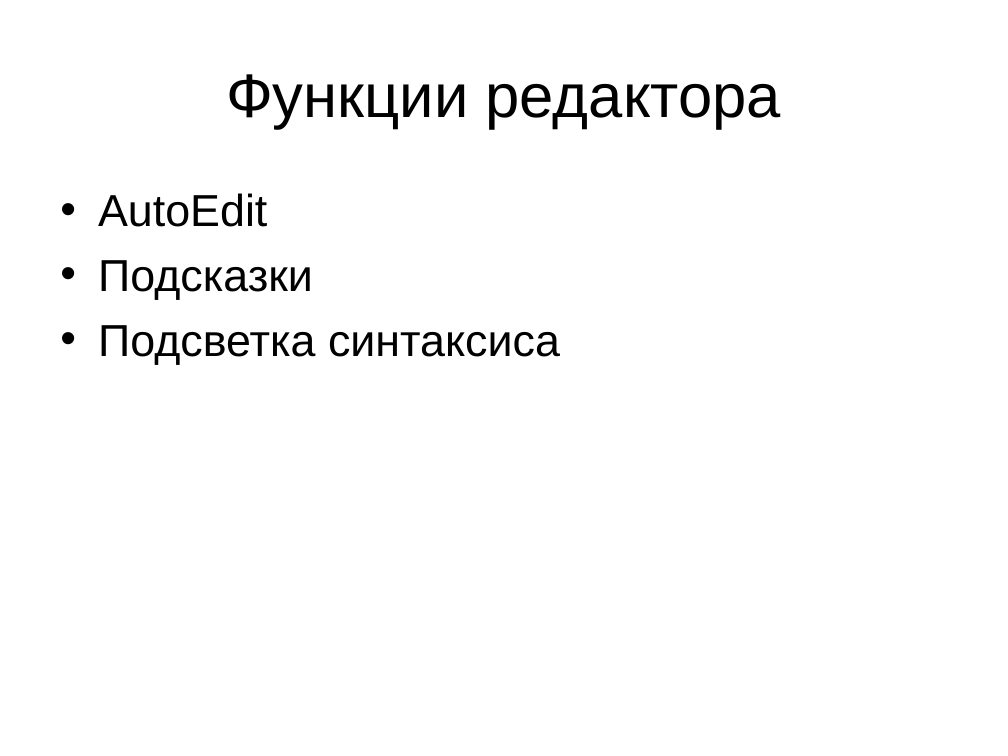
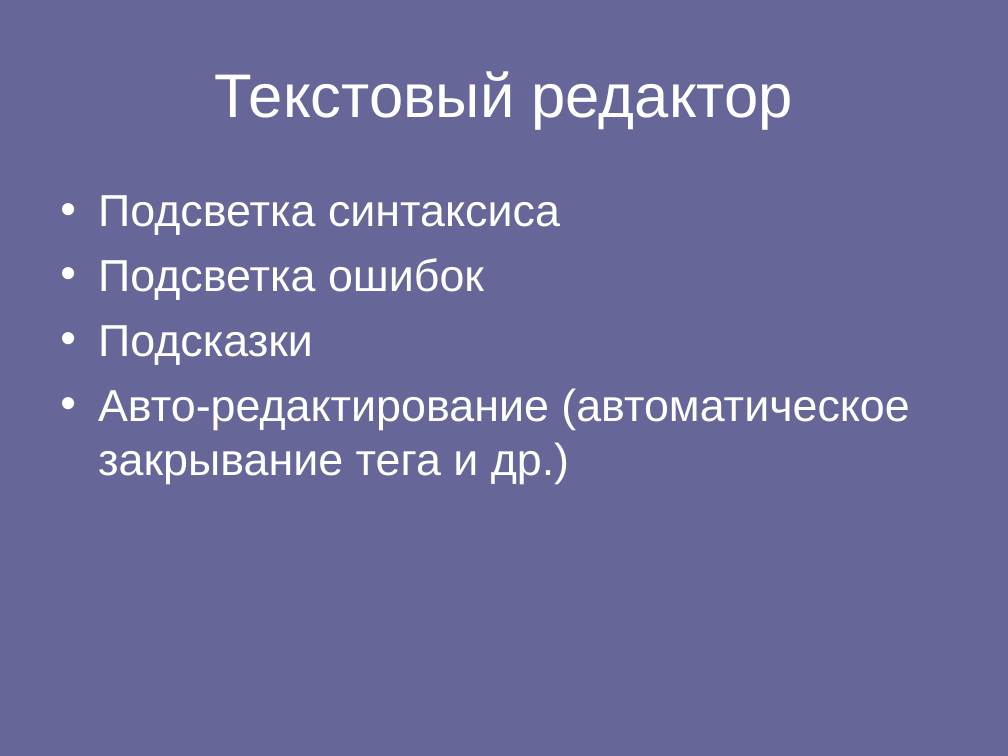
Before and after one commit to spbu-se/pldoctoolkit, a slide deck: slide 4 of stuff/yakovlev/doc/Язык DRL.ppt (slide 5 before the commit). Drawn at 1008x756 pixels with LibreOffice and Linux fonts; fonts in the diff are those of the drawing. Boxes give left, top, right and bottom in pixels: in the first picture for what was removed or moved away, otherwise in the second. Text is boxed around its words. In the diff, an @@ line names an element or a change of style, - is before the commit and + after.

Commit message:
Diploma text update new diagrams Presentation update

```diff
--- a/stuff/yakovlev/doc/Язык DRL.ppt
+++ b/stuff/yakovlev/doc/Язык DRL.ppt
@@ background #FFFFFF to #666699 @@
@@ title at (215,71,793,129): text changed; text colour #000000 to #FFFFFF @@
-Функции редактора
+Текстовый редактор
@@ text at (98,195,560,300): text changed; text colour #000000 to #FFFFFF @@
-• AutoEdit
+• Подсветка синтаксиса
+• Подсветка ошибок
@@ text at (98,325,313,365): text colour #000000 to #FFFFFF in "Подсказки"; bullet colour #000000 to #FFFFFF @@
@@ text at (98,388,909,483): text changed; text colour #000000 to #FFFFFF @@
-• Подсветка синтаксиса
+• Авто-редактирование (автоматическое закрывание тега и др.)
```
Also in this commit, not shown: 2 other slides changed, 4 slides added, 2 slides removed, 3 other files.
